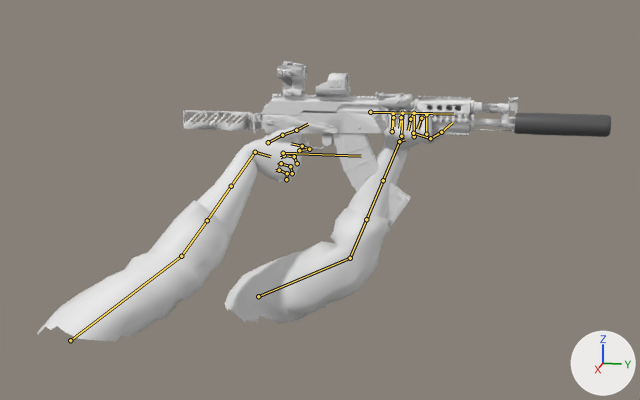
The glTF model client/public/models/viewmodel_rifle.glb: old version first, new version second.
Camera for both pictures: a 50 mm lens placed at (1.835, 0.448, 0.358), pointed at (0.109, 0.103, -0.073). Lighting does not change. The marker at lower right points along +X, +Y and +Z. The older version comes first. Both versions are drawn at frame 0 of the action 'rifle_aim_iron'; the numbers are the values there. The bones that change, and the others that lie on the model, are drawn over the model as lines.

In view in the first picture: 'vm_rifle'.
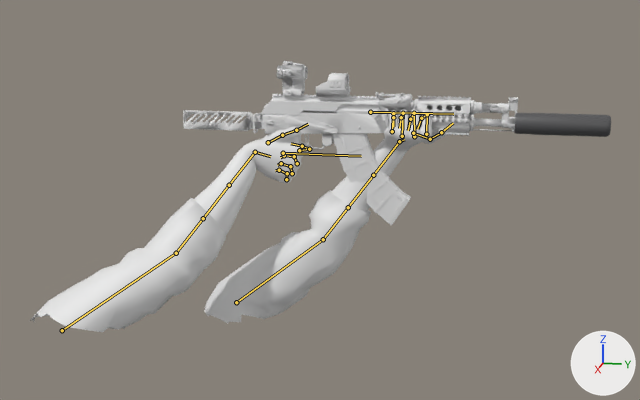
What differs and where, as boxes (x1, y1, x2, y2) in the pictures (640 x 400 px):
```json
{"object": "vm_rifle", "change": "posed", "before": [38, 61, 611, 341], "after": [30, 61, 611, 332]}
{"bone": "UpperArm.L", "before": "(258, 296) to (350, 258)", "after": "(236, 302) to (323, 239)"}
{"bone": "LowerArm.L", "before": "(350, 258) to (366, 219)", "after": "(323, 239) to (348, 207)"}
{"bone": "ForeTwist2.L", "before": "(383, 180) to (399, 141)", "after": "(373, 175) to (399, 141)"}
{"bone": "Wrist.L", "before": "(399, 141) to (405, 139)", "after": "(399, 141) to (404, 139)"}
{"bone": "UpperArm.R", "before": "(70, 340) to (181, 256)", "after": "(62, 330) to (176, 253)"}
{"bone": "LowerArm.R", "before": "(181, 256) to (207, 220)", "after": "(176, 253) to (203, 218)"}
```

The change, as JSON lines over the scene's bpy script:
```json
{"block": "bone_upperarm_l", "where": "bone_upperarm_l = bpy.data.objects['rig_rifle'].pose.bones['UpperArm.L']"}
{"op": "set", "path": "bone_upperarm_l.location", "old": "(1.235, 1.322, 0.071)", "new": "(1.227, 1.342, 0.118)"}
{"op": "set", "path": "bone_upperarm_l.rotation_quaternion", "old": "(0.615, -0.666, 0.0, 0.422)", "new": "(0.522, -0.721, 0.0, 0.455)", "note": "degrees (-82, 34, 39) -> degrees (-93, 41, 39)"}
{"block": "bone_lowerarm_l", "where": "bone_lowerarm_l = bpy.data.objects['rig_rifle'].pose.bones['LowerArm.L']  # child of 'UpperArm.L'"}
{"op": "set", "path": "bone_lowerarm_l.rotation_quaternion", "old": "(0.766, -0.204, 0.098, 0.602)", "new": "(0.878, -0.275, 0.104, 0.378)", "note": "degrees (-12, 23, 74) -> degrees (-26, 23, 41)"}
{"block": "bone_foretwist2_l", "where": "bone_foretwist2_l = bpy.data.objects['rig_rifle'].pose.bones['ForeTwist2.L']  # child of 'LowerArm.L'"}
{"op": "set", "path": "bone_foretwist2_l.rotation_quaternion", "old": "(0.578, 0.0, 0.816, 0.0)", "new": "(0.631, 0.0, 0.776, 0.0)", "note": "degrees (0, 109, 0) -> degrees (0, 102, 0)"}
{"block": "bone_wrist_l", "where": "bone_wrist_l = bpy.data.objects['rig_rifle'].pose.bones['Wrist.L']  # child of 'LowerArm.L'"}
{"op": "set", "path": "bone_wrist_l.rotation_quaternion", "old": "(0.526, 0.617, 0.578, -0.088)", "new": "(0.562, 0.547, 0.618, 0.051)", "note": "degrees (128, 46, 63) -> degrees (118, 40, 73)"}
{"block": "bone_upperarm_r", "where": "bone_upperarm_r = bpy.data.objects['rig_rifle'].pose.bones['UpperArm.R']"}
{"op": "set", "path": "bone_upperarm_r.location", "old": "(-1.421, 1.185, 0.37)", "new": "(-1.397, 1.188, 0.398)"}
{"op": "set", "path": "bone_upperarm_r.rotation_quaternion", "old": "(0.623, -0.569, 0.0, -0.537)", "new": "(0.624, -0.604, 0.0, -0.496)", "note": "degrees (-64, -38, -58) -> degrees (-70, -37, -51)"}
{"block": "bone_lowerarm_r", "where": "bone_lowerarm_r = bpy.data.objects['rig_rifle'].pose.bones['LowerArm.R']  # child of 'UpperArm.R'"}
{"op": "set", "path": "bone_lowerarm_r.rotation_quaternion", "old": "(0.961, -0.035, 0.07, -0.264)", "new": "(0.955, -0.034, 0.075, -0.285)", "note": "degrees (-6, 7, -31) -> degrees (-6, 7, -34)"}
{"block": "bone_wrist_r", "where": "bone_wrist_r = bpy.data.objects['rig_rifle'].pose.bones['Wrist.R']  # child of 'LowerArm.R'"}
{"op": "set", "path": "bone_wrist_r.rotation_quaternion", "old": "(0.512, -0.421, 0.576, -0.479)", "new": "(0.509, -0.429, 0.603, -0.439)", "note": "degrees (-91, 11, -97) -> degrees (-96, 14, -97)"}
```
